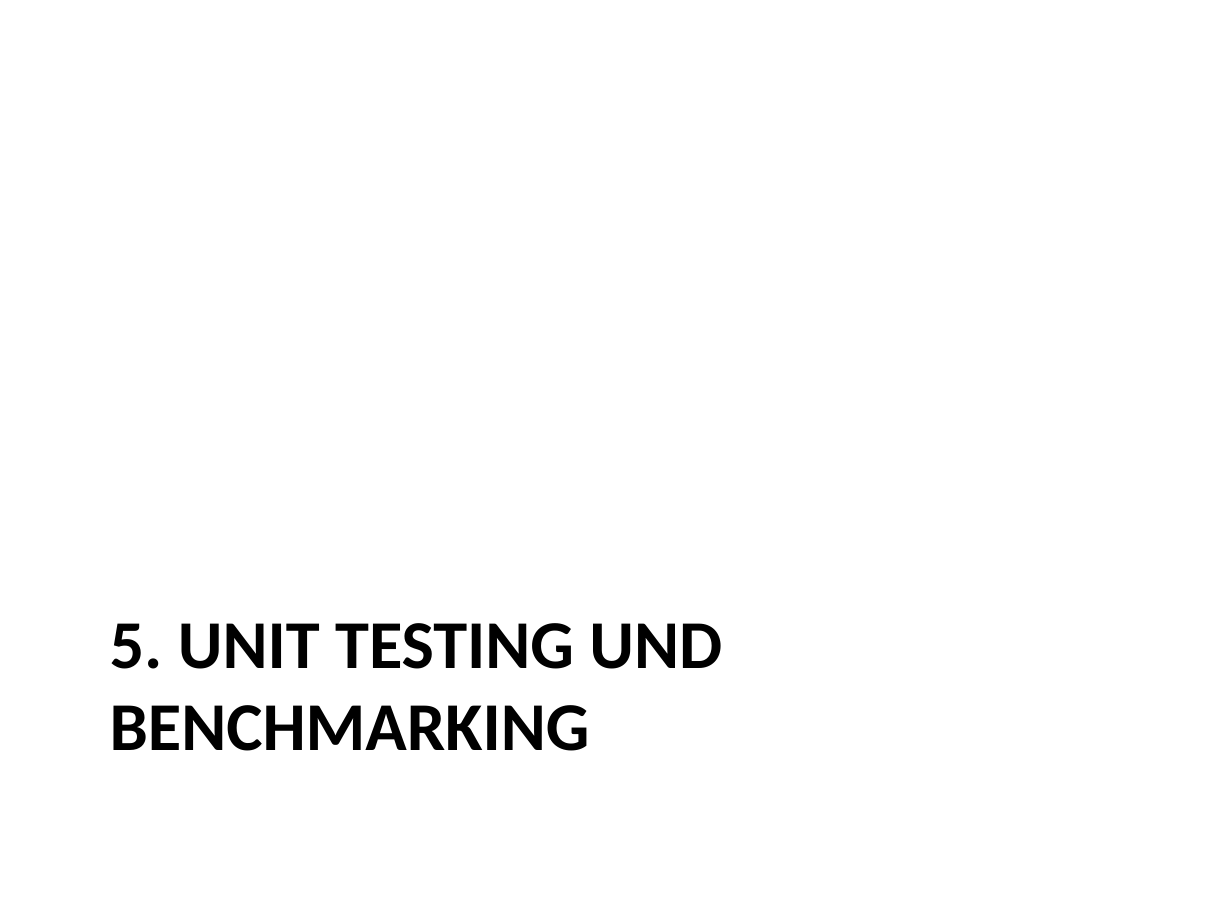
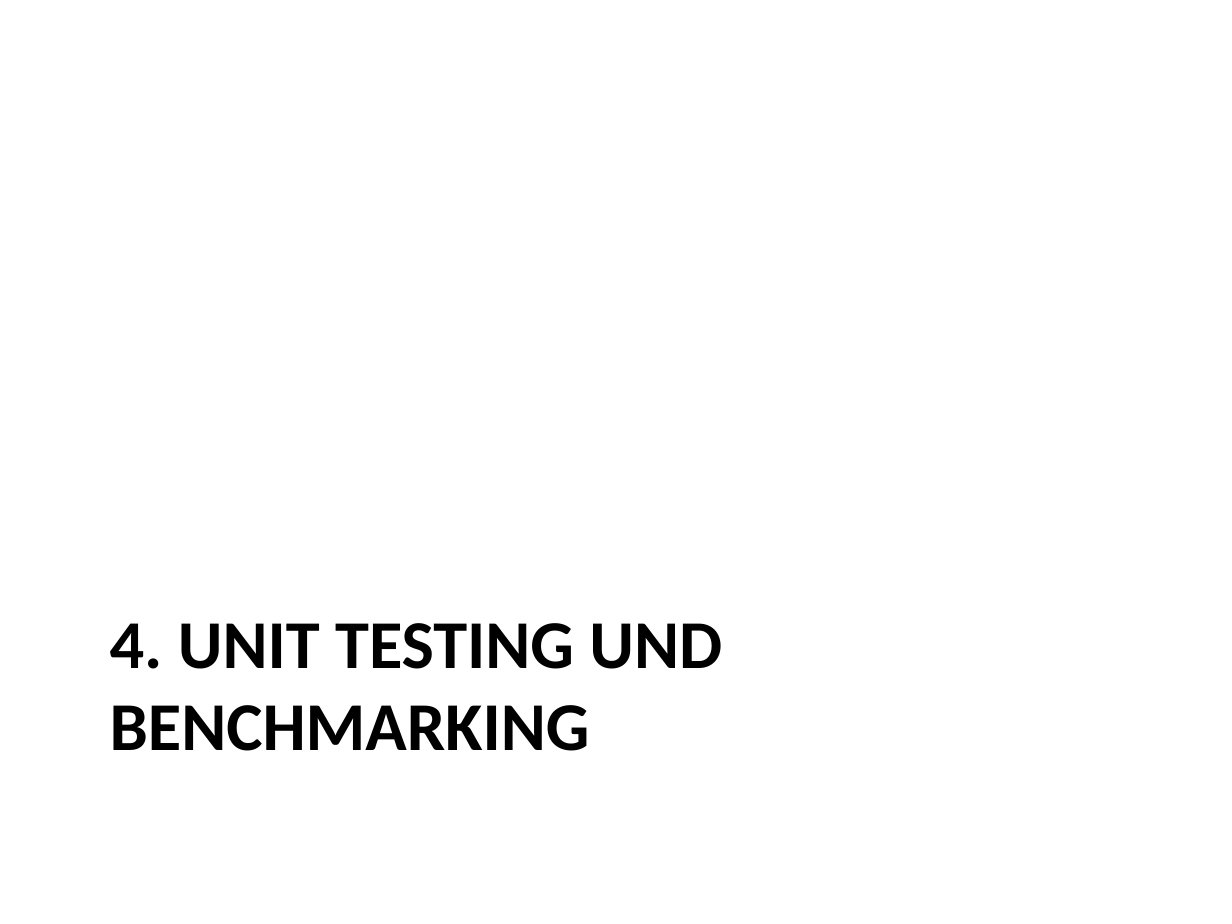
Before and after one commit to danbim/go-talk, a slide deck: slide 22 of intro-to-go.pptx (slide 23 before the commit). Drawn at 1232x924 pixels with LibreOffice and Linux fonts; fonts in the diff are those of the drawing. Boxes give left, top, right and bottom in pixels: in the first picture for what was removed or moved away, otherwise in the second. Text is boxed around its words. In the diff, an @@ line names an element or a change of style, - is before the commit and + after.

```diff
--- a/intro-to-go.pptx
+++ b/intro-to-go.pptx
@@ title at (110, 623, 722, 751): text changed @@
-5. UNIT TESTING UND BENCHMARKING
+4. UNIT TESTING UND BENCHMARKING
```
Also in this commit, not shown: 15 other slides changed, 1 slide removed, 1 other file.
